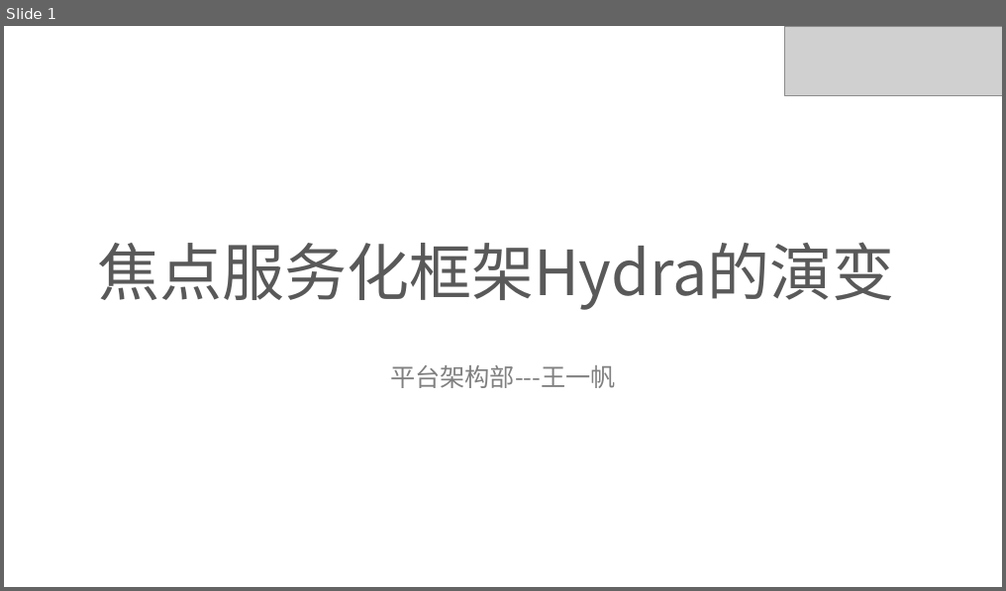
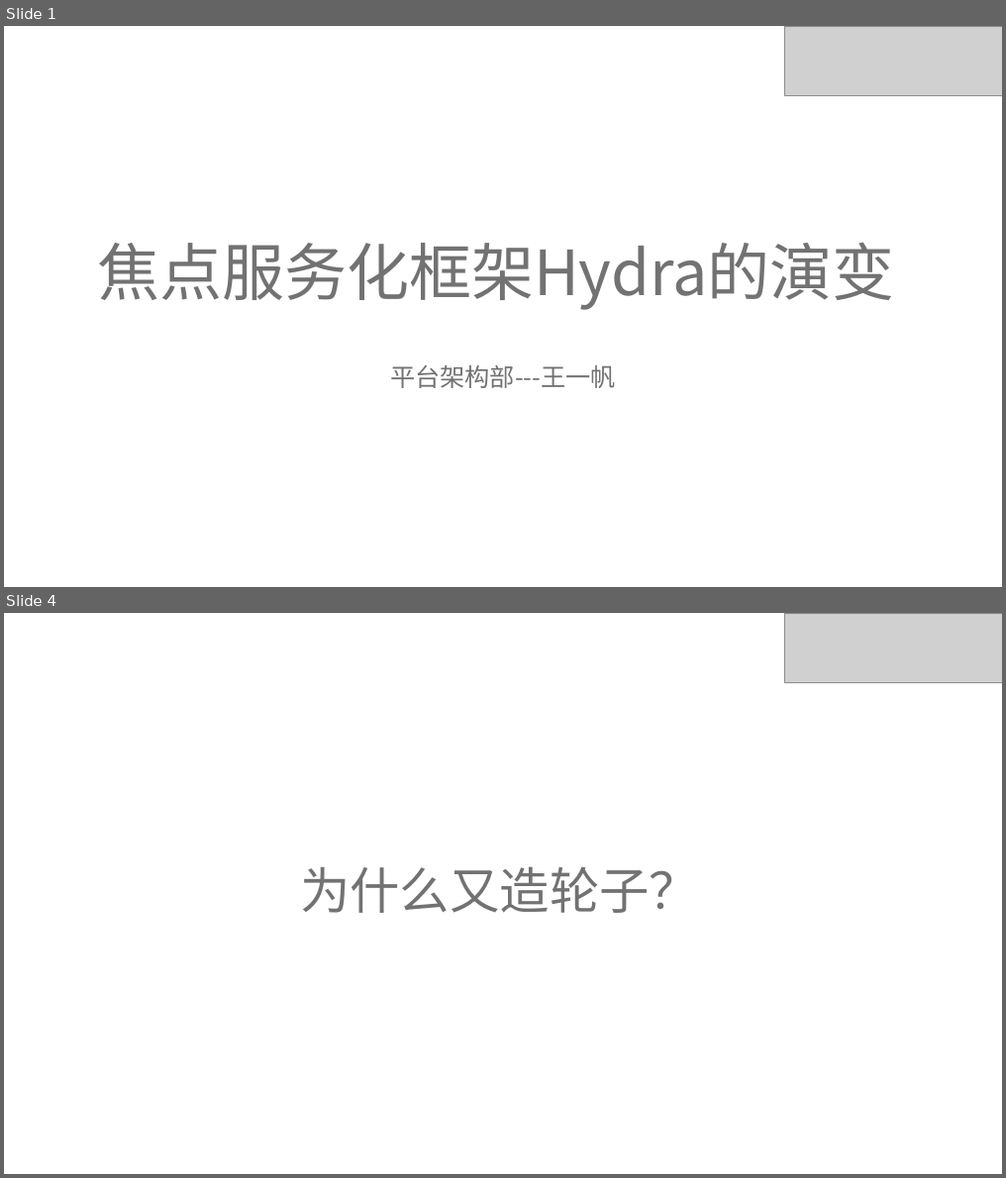
Before and after one commit to ivaneye/ivaneye.github.com, a slide deck: source/ppt/work/焦点服务化框架Hydra的演变-王一帆.pptx. Shown one above the other, each under a label of ours: slide 1 before the commit, slides 1 and 4 after it; the slides between them are not shown. The pictures are 1006x591 and 1006x1178 pixels, drawn with LibreOffice and Linux fonts; fonts in the diff are those of the drawing; grey boxes stand for pictures. Boxes give left, top, right and bottom in pixels: in the first picture for what was removed or moved away, otherwise in the second. Text is boxed around its words. In the diff, an @@ line names an element or a change of style, - is before the commit and + after.

```diff
--- a/source/ppt/work/焦点服务化框架Hydra的演变-王一帆.pptx
+++ b/source/ppt/work/焦点服务化框架Hydra的演变-王一帆.pptx
@@ slide 4 added at bbox=[4, 613, 1002, 1174], background #FFFFFF @@
@@ picture added at bbox=[785, 613, 1002, 682] @@
@@ title added at bbox=[300, 866, 699, 913], 48 pt, text #727272 @@
+为什么又造轮子？
@@ slide 1 changed as well @@
@@ title "焦点服务化框架Hydra的演变" at bbox=[97, 242, 895, 310]: text colour #595959 to #727272 @@
```
Also in this commit, not shown: 11 other slides changed, 3 other slides added, 2 slides removed, 1 other file.
